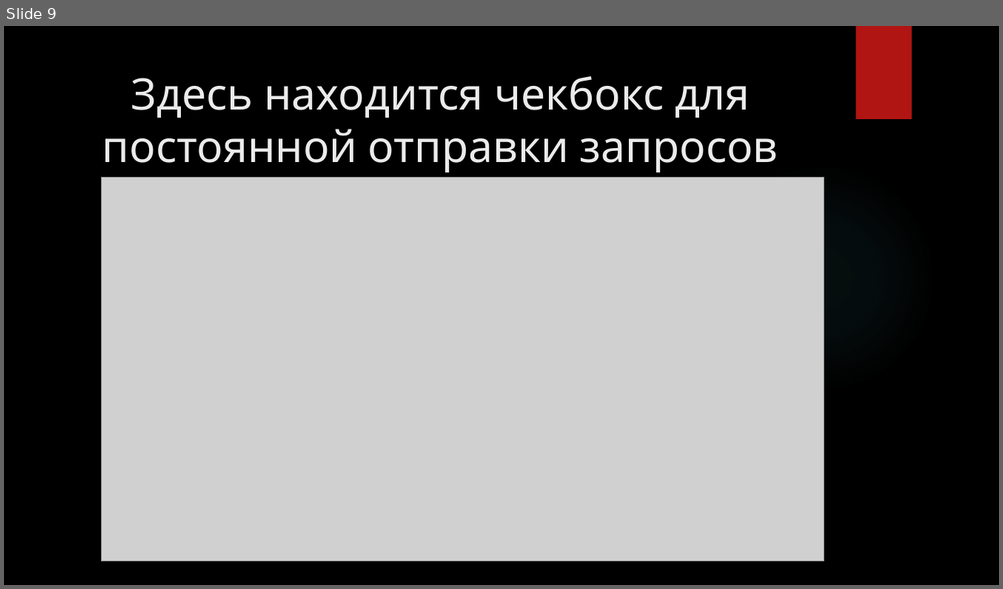
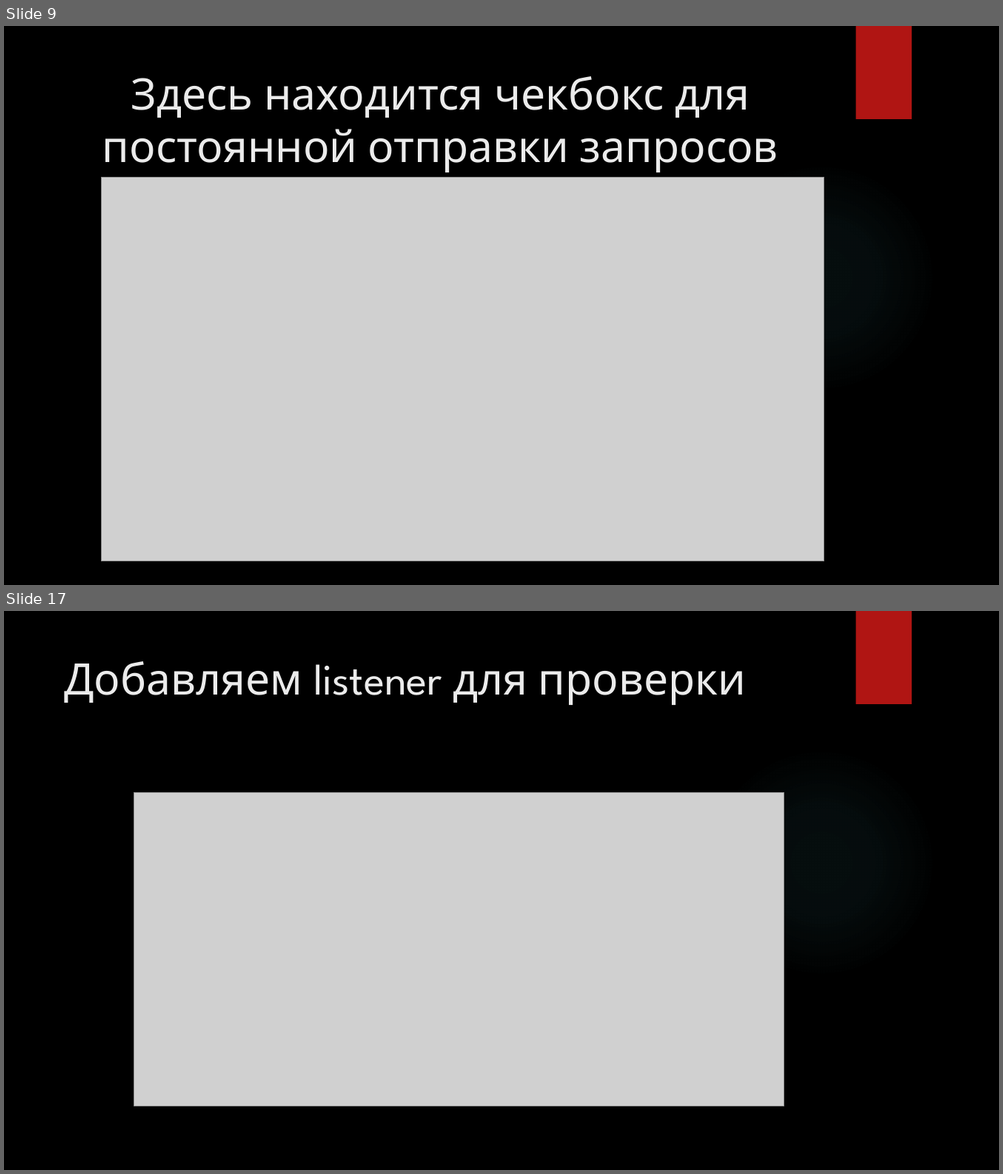
Before and after one commit to Aliaksei91/Jmeter, a slide deck: Jmeter.pptx. Shown one above the other, each under a label of ours: slide 9 before the commit, slides 9 and 17 after it; the slides between them are not shown. The pictures are 1003x589 and 1003x1174 pixels, drawn with LibreOffice and Linux fonts; fonts in the diff are those of the drawing; grey boxes stand for pictures; background and template pictures are left out. Boxes give left, top, right and bottom in pixels: in the first picture for what was removed or moved away, otherwise in the second. Text is boxed around its words. In the diff, an @@ line names an element or a change of style, - is before the commit and + after.

```diff
--- a/Jmeter.pptx
+++ b/Jmeter.pptx
@@ slide 17 added at (4, 611, 999, 1170), background picture (left out); not listed: 2 template elements that a slide beside it also shows @@
@@ title added at (64, 661, 745, 705), 42 pt, text #EBEBEB @@
+Добавляем listener для проверки
@@ picture added at (134, 792, 784, 1106) @@
```
Also in this commit, not shown: 20 other slides added, 1 other file.
